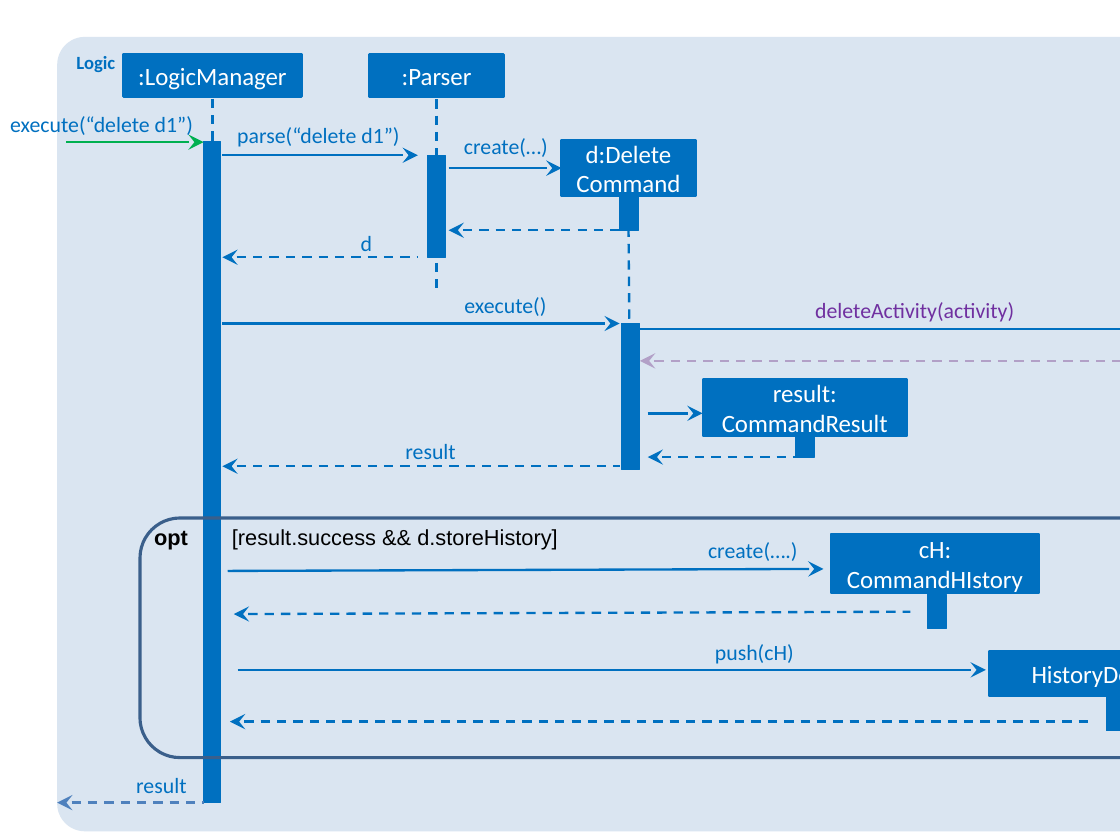
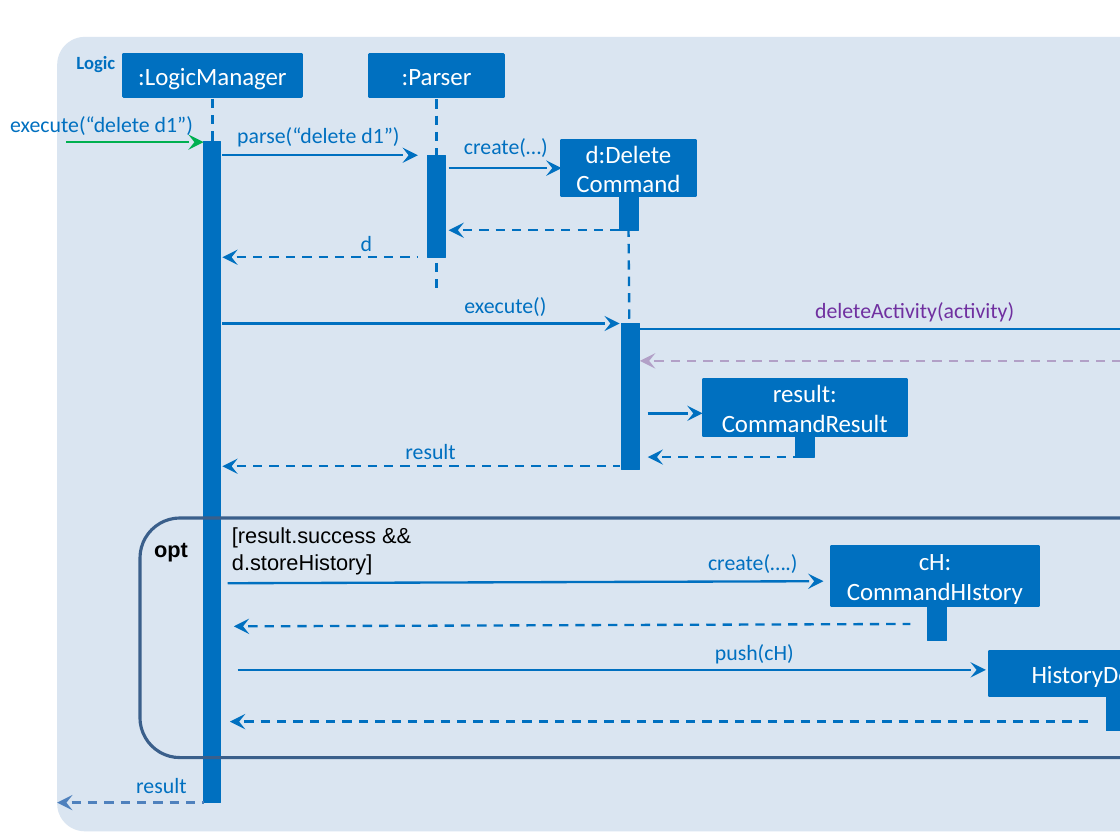
Before and after one commit to CS2103AUG2016-W10-C1/addressbook-level4, a slide deck: slide 2 of docs/diagrams/newLogicDiagrams.pptx. Drawn at 1120x840 pixels with LibreOffice and Linux fonts; fonts in the diff are those of the drawing. Boxes give left, top, right and bottom in pixels: in the first picture for what was removed or moved away, otherwise in the second. Text is boxed around its words. In the diff, an @@ line names an element or a change of style, - is before the commit and + after.

```diff
--- a/docs/diagrams/newLogicDiagrams.pptx
+++ b/docs/diagrams/newLogicDiagrams.pptx
@@ text at box(232, 527, 376, 574): text changed @@
-[result.success && d.storeHistory]
+[result.success &&
+d.storeHistory]
@@ 2 texts, 1 rectangle: place and size @@
-2 texts, 1 rectangle at box(154, 528, 1039, 594)
+2 texts, 1 rectangle at box(154, 542, 1039, 606)
@@ 2 arrows, 1 rectangle: place and size @@
-2 arrows, 1 rectangle at box(227, 569, 946, 628)
+2 arrows, 1 rectangle at box(227, 581, 946, 641)
```
Also in this commit, not shown: 1 other slide changed, 3 other files.
